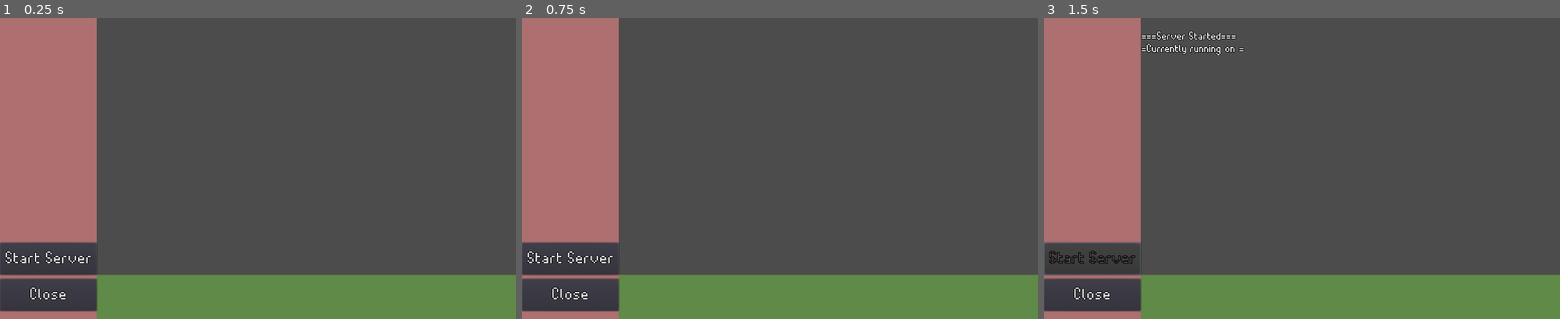
Above: before the commit, frames 1-3 (left to right).
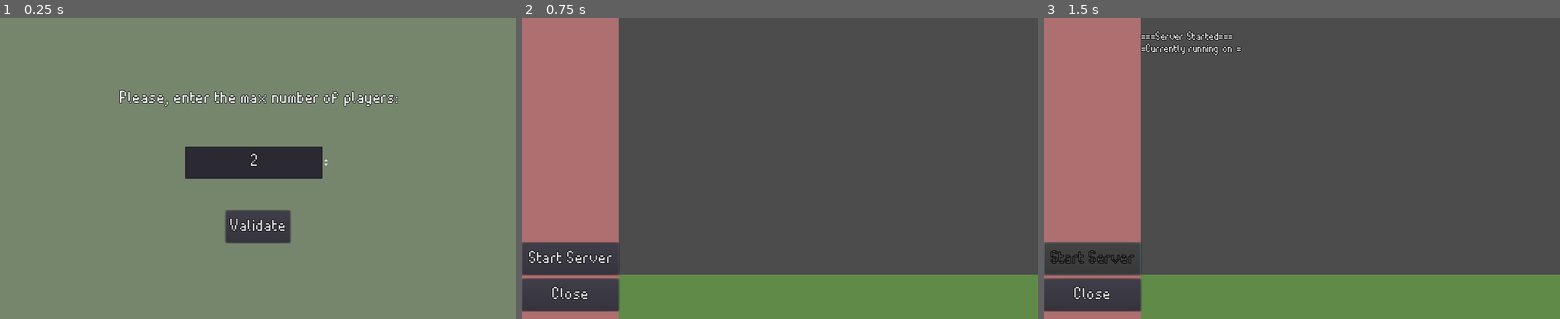
Above: after the commit, the same moments.

Repository: YoAMIOT/Boattle
Game: Godot game, scene res://scenes/Server.tscn
Two runs of this game, one before a commit and one after it. Both use one fixed random seed, a clock stepped at 60 frames per second and the inputs below.
Inputs (mouse positions are in pixels of both pictures, inside the frame that each line leads up to):
- Up to frame 1 (0.25 s): no input
- Up to frame 2 (0.75 s): click (780, 225) at 0.5 s, where only the run after the commit has a clickable "Validate"
- Up to frame 3 (1.5 s): click "Start Server" at 1.25 s

The runs differ from the first frame. In frame 1, 99% of the frame differs, in the area x 0-100%, y 0-100%; in frame 2, 0.4%; in frame 3, 1.1%.

Commit message:
Added a selection of the max number of player for the server

Diff:
--- a/BoattleServer/project.godot
+++ b/BoattleServer/project.godot
@@ -14,6 +14,11 @@
 run/main_scene="res://scenes/Server.tscn"
 config/icon="res://icon.png"
 
+[display]
+
+window/stretch/mode="2d"
+window/stretch/aspect="keep"
+
 [physics]
 
 common/enable_pause_aware_picking=true
--- /dev/null
+++ b/BoattleServer/ressources/theme/buttonTheme.tres
@@ -0,0 +1,6 @@
+[gd_resource type="Theme" load_steps=2 format=2]
+
+[ext_resource path="res://ressources/font/TiwipiFont.tres" type="DynamicFont" id=1]
+
+[resource]
+default_font = ExtResource( 1 )
--- a/BoattleServer/scenes/Server.tscn
+++ b/BoattleServer/scenes/Server.tscn
@@ -1,18 +1,16 @@
 [gd_scene load_steps=5 format=2]
 
-[ext_resource path="res://ressources/font/TiwipiFont.tres" type="DynamicFont" id=1]
 [ext_resource path="res://scripts/Log.gd" type="Script" id=2]
 [ext_resource path="res://ressources/font/TiwipiFontSmall.tres" type="DynamicFont" id=3]
 [ext_resource path="res://scripts/Server.gd" type="Script" id=4]
+[ext_resource path="res://ressources/theme/buttonTheme.tres" type="Theme" id=5]
 
 [node name="Server" type="Node"]
 script = ExtResource( 4 )
 
 [node name="Ui" type="Control" parent="."]
-anchor_right = 0.533
-anchor_bottom = 0.556
-margin_right = 0.639893
-margin_bottom = -0.480042
+anchor_right = 1.0
+anchor_bottom = 1.0
 __meta__ = {
 "_edit_use_anchors_": false
 }
@@ -29,15 +27,15 @@
 polygon = PoolVector2Array( 192, 0, 192, 640, 0, 640, 0, 0 )
 
 [node name="IpLabel" type="Label" parent="Ui"]
-anchor_left = 0.351
-anchor_top = 1.537
-anchor_right = 1.874
-anchor_bottom = 1.801
-margin_left = 64.2024
-margin_top = 15.9946
-margin_right = -64.0135
-margin_bottom = -15.9492
-custom_fonts/font = ExtResource( 1 )
+anchor_left = 0.312
+anchor_top = 0.88
+anchor_right = 0.875
+anchor_bottom = 0.973
+margin_left = 0.511993
+margin_top = -6.10352e-05
+margin_right = -6.10352e-05
+margin_bottom = 0.199951
+theme = ExtResource( 5 )
 align = 1
 valign = 1
 __meta__ = {
@@ -45,38 +43,38 @@
 }
 
 [node name="StartServer" type="Button" parent="Ui"]
-anchor_top = 1.345
-anchor_right = 0.351
-anchor_bottom = 1.537
-margin_top = -0.0464172
-margin_right = 0.202377
-margin_bottom = -0.00543213
-custom_fonts/font = ExtResource( 1 )
+anchor_top = 0.747
+anchor_right = 0.187
+anchor_bottom = 0.853
+margin_top = -0.200012
+margin_right = 0.511993
+margin_bottom = 0.199982
+theme = ExtResource( 5 )
+disabled = true
 text = "Start Server"
 __meta__ = {
 "_edit_use_anchors_": false
 }
 
 [node name="Close" type="Button" parent="Ui"]
-anchor_top = 1.561
-anchor_right = 0.351
-anchor_bottom = 1.753
-margin_top = -0.000366211
-margin_right = 0.202377
-margin_bottom = 0.0405884
-custom_fonts/font = ExtResource( 1 )
+anchor_top = 0.867
+anchor_right = 0.187
+anchor_bottom = 0.973
+margin_top = -0.200012
+margin_right = 0.511993
+margin_bottom = 0.199951
+theme = ExtResource( 5 )
 text = "Close"
 __meta__ = {
 "_edit_use_anchors_": false
 }
 
 [node name="Log" type="RichTextLabel" parent="Ui"]
-anchor_left = 0.351
-anchor_right = 1.874
-anchor_bottom = 1.537
-margin_left = 0.202377
-margin_right = -0.0135498
-margin_bottom = -0.00543213
+anchor_left = 0.187
+anchor_right = 1.0
+anchor_bottom = 0.853
+margin_left = 0.511993
+margin_bottom = 0.199982
 custom_fonts/normal_font = ExtResource( 3 )
 bbcode_enabled = true
 scroll_following = true
@@ -85,5 +83,69 @@
 "_edit_use_anchors_": false
 }
 
+[node name="MaxPlayerMenu" type="Control" parent="Ui"]
+anchor_right = 1.0
+anchor_bottom = 1.0
+__meta__ = {
+"_edit_use_anchors_": false
+}
+
+[node name="Bg" type="Polygon2D" parent="Ui/MaxPlayerMenu"]
+position = Vector2( -307.2, -3490.9 )
+scale = Vector2( 1.6, 6.39203 )
+color = Color( 0.466667, 0.529412, 0.431373, 1 )
+polygon = PoolVector2Array( 192, 546.133, 832, 546.133, 832, 640, 192, 640 )
+
+[node name="MaxPlayerLabel" type="Label" parent="Ui/MaxPlayerMenu"]
+anchor_left = 0.211
+anchor_top = 0.213
+anchor_right = 0.789
+anchor_bottom = 0.32
+margin_left = -0.0640106
+margin_top = 0.199989
+margin_right = 0.0639648
+margin_bottom = -1.52588e-05
+theme = ExtResource( 5 )
+text = "Please, enter the max number of players:"
+align = 1
+valign = 1
+__meta__ = {
+"_edit_use_anchors_": false
+}
+
+[node name="Selector" type="SpinBox" parent="Ui/MaxPlayerMenu"]
+anchor_left = 0.359
+anchor_top = 0.427
+anchor_right = 0.641
+anchor_bottom = 0.533
+margin_left = 0.383972
+margin_top = -0.200012
+margin_right = -0.384033
+margin_bottom = 0.199982
+theme = ExtResource( 5 )
+min_value = 2.0
+max_value = 200.0
+value = 2.0
+align = 1
+__meta__ = {
+"_edit_use_anchors_": false
+}
+
+[node name="ValidateButton" type="Button" parent="Ui/MaxPlayerMenu"]
+anchor_left = 0.437
+anchor_top = 0.64
+anchor_right = 0.562
+anchor_bottom = 0.747
+margin_left = 0.511993
+margin_top = -3.05176e-05
+margin_right = 0.511963
+margin_bottom = -0.200012
+theme = ExtResource( 5 )
+text = "Validate"
+__meta__ = {
+"_edit_use_anchors_": false
+}
+
 [connection signal="pressed" from="Ui/StartServer" to="." method="_on_StartServer_pressed"]
 [connection signal="pressed" from="Ui/Close" to="." method="_on_Close_pressed"]
+[connection signal="pressed" from="Ui/MaxPlayerMenu/ValidateButton" to="." method="_on_ValidateButton_pressed"]
--- a/BoattleServer/scripts/Server.gd
+++ b/BoattleServer/scripts/Server.gd
@@ -19,6 +19,11 @@
 	upnp.add_port_mapping(port, port, "BoattleServer", "TCP");
 	get_node("Ui/IpLabel").text = ip;
 
+
+func _on_ValidateButton_pressed():
+	maxPlayers = get_node("Ui/MaxPlayerMenu/Selector").value;
+	get_node("Ui/MaxPlayerMenu").visible = false;
+	get_node("Ui/StartServer").disabled = false;
 
 
 func _on_StartServer_pressed():
Not shown, changed: Boattle/.mono/metadata/ide_messaging_meta.txt
